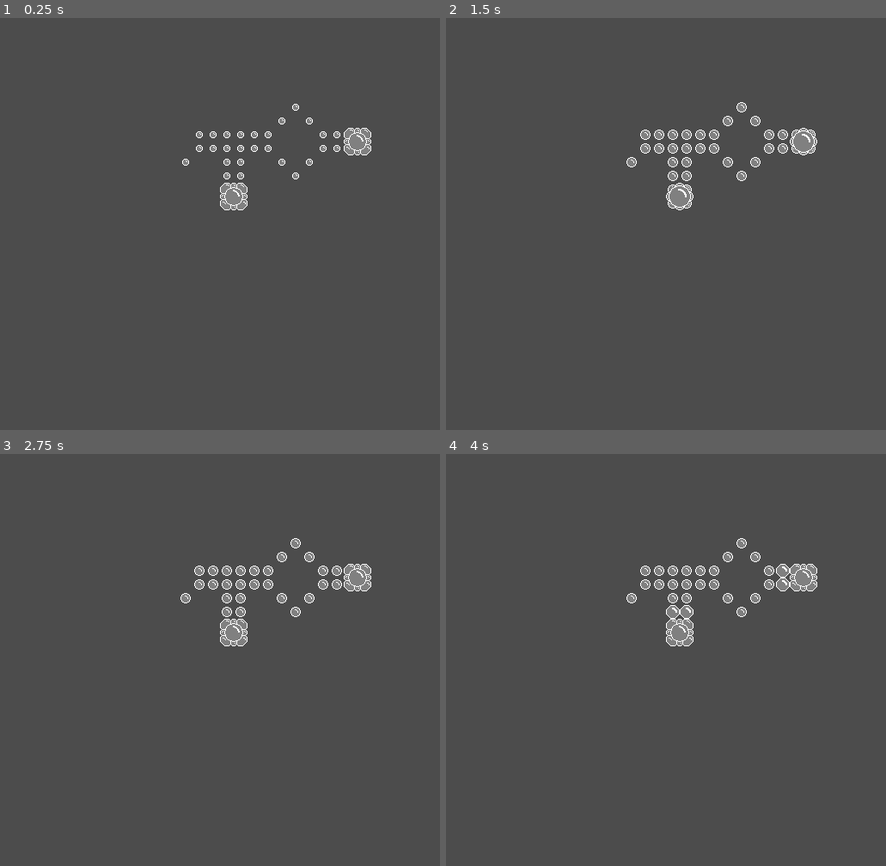
Above: before the commit, frames 1-4 (two rows, left to right).
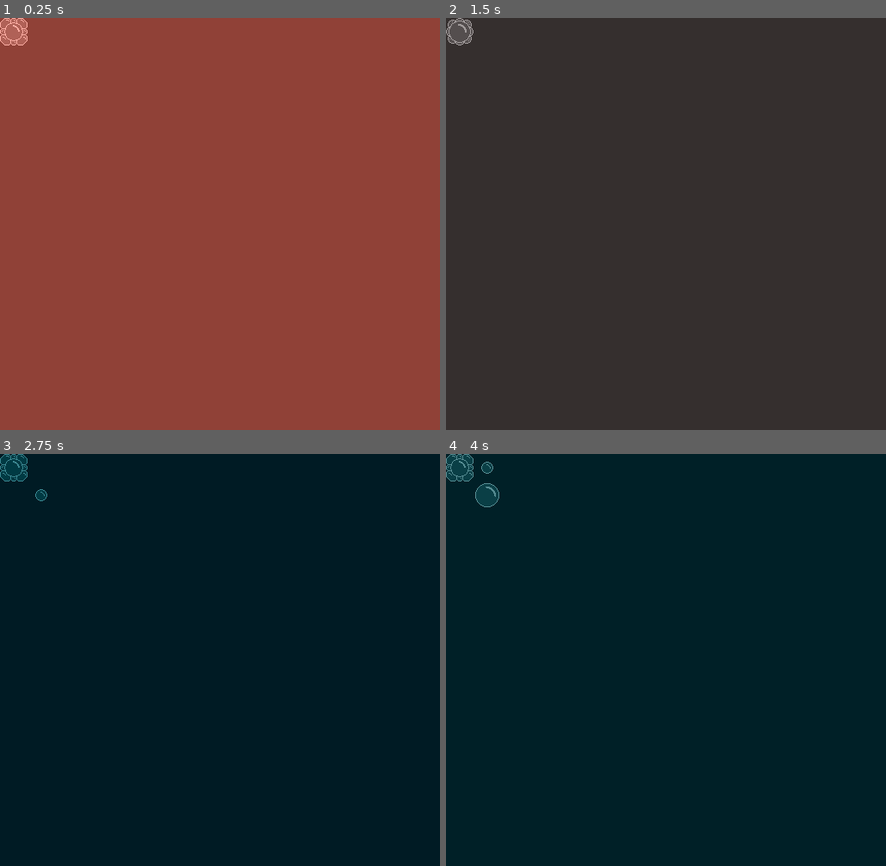
Above: after the commit, the same moments.

Repository: tehAndrew/LameJam3
Game: Godot game, scene res://scenes/Main.tscn
Two runs of this game, one before a commit and one after it. Both use one fixed random seed, a clock stepped at 60 frames per second and the inputs below.
Inputs:
- Up to frame 1 (0.25 s): no input
- Up to frame 2 (1.5 s): tap Enter at 0.5 s
- Up to frame 3 (2.75 s): no input
- Up to frame 4 (4 s): tap Space at 2.75 s; tap Enter at 3.5 s

The runs differ from the first frame. In frame 1, 100% of the frame differs, in the area x 0-100%, y 0-100%; in frame 2, 100%; in frame 3, 100%; in frame 4, 100%.

Commit message:
Virus behaviour added

Diff:
--- a/project.godot
+++ b/project.godot
@@ -19,10 +19,15 @@
 run/main_scene="res://scenes/Main.tscn"
 config/icon="res://icon.png"
 
+[autoload]
+
+Global="*res://scripts/Global.gd"
+
 [display]
 
 window/size/width=512
 window/size/height=480
+window/size/resizable=false
 
 [rendering]
 
--- /dev/null
+++ b/scenes/Levels/Level1.gd
@@ -0,0 +1,13 @@
+extends Node2D
+
+const Virus = preload("res://scenes/Virus.tscn");
+
+func _ready():
+	randomize();
+
+func create_virus(pos : Vector2) -> void:
+	Global.virus_count += 1;
+	print(Global.virus_count);
+	var virInst = Virus.instance();
+	virInst.set_global_position(pos);
+	call_deferred("add_child", virInst);
--- a/scenes/Levels/Level1.tscn
+++ b/scenes/Levels/Level1.tscn
@@ -1,93 +1,9 @@
 [gd_scene load_steps=3 format=2]
 
 [ext_resource path="res://scenes/VirusSource.tscn" type="PackedScene" id=1]
-[ext_resource path="res://scenes/Virus.tscn" type="PackedScene" id=2]
+[ext_resource path="res://scenes/Levels/Level1.gd" type="Script" id=2]
 
 [node name="Level1" type="Node2D"]
-
-[node name="VirusSource" parent="." instance=ExtResource( 1 )]
-position = Vector2( 256, 192 )
-
-[node name="Virus" parent="." instance=ExtResource( 2 )]
-position = Vector2( 256, 176 )
-
-[node name="Virus2" parent="." instance=ExtResource( 2 )]
-position = Vector2( 272, 176 )
-
-[node name="Virus3" parent="." instance=ExtResource( 2 )]
-position = Vector2( 256, 160 )
-
-[node name="Virus4" parent="." instance=ExtResource( 2 )]
-position = Vector2( 272, 160 )
-
-[node name="Virus5" parent="." instance=ExtResource( 2 )]
-position = Vector2( 256, 144 )
-
-[node name="Virus6" parent="." instance=ExtResource( 2 )]
-position = Vector2( 256, 128 )
-
-[node name="Virus7" parent="." instance=ExtResource( 2 )]
-position = Vector2( 272, 128 )
-
-[node name="Virus8" parent="." instance=ExtResource( 2 )]
-position = Vector2( 272, 144 )
-
-[node name="Virus9" parent="." instance=ExtResource( 2 )]
-position = Vector2( 288, 128 )
-
-[node name="Virus10" parent="." instance=ExtResource( 2 )]
-position = Vector2( 288, 144 )
-
-[node name="Virus11" parent="." instance=ExtResource( 2 )]
-position = Vector2( 304, 128 )
-
-[node name="Virus12" parent="." instance=ExtResource( 2 )]
-position = Vector2( 304, 144 )
-
-[node name="Virus13" parent="." instance=ExtResource( 2 )]
-position = Vector2( 368, 144 )
-
-[node name="Virus14" parent="." instance=ExtResource( 2 )]
-position = Vector2( 368, 128 )
-
-[node name="Virus15" parent="." instance=ExtResource( 2 )]
-position = Vector2( 384, 128 )
-
-[node name="Virus16" parent="." instance=ExtResource( 2 )]
-position = Vector2( 384, 144 )
-
-[node name="Virus17" parent="." instance=ExtResource( 2 )]
-position = Vector2( 224, 128 )
-
-[node name="Virus18" parent="." instance=ExtResource( 2 )]
-position = Vector2( 224, 144 )
-
-[node name="Virus19" parent="." instance=ExtResource( 2 )]
-position = Vector2( 336, 176 )
-
-[node name="Virus20" parent="." instance=ExtResource( 2 )]
-position = Vector2( 240, 144 )
-
-[node name="Virus26" parent="." instance=ExtResource( 2 )]
-position = Vector2( 320, 112 )
-
-[node name="Virus21" parent="." instance=ExtResource( 2 )]
-position = Vector2( 240, 128 )
-
-[node name="Virus22" parent="." instance=ExtResource( 2 )]
-position = Vector2( 352, 160 )
-
-[node name="Virus23" parent="." instance=ExtResource( 2 )]
-position = Vector2( 320, 160 )
-
-[node name="Virus27" parent="." instance=ExtResource( 2 )]
-position = Vector2( 336, 96 )
-
-[node name="Virus24" parent="." instance=ExtResource( 2 )]
-position = Vector2( 208, 160 )
-
-[node name="Virus25" parent="." instance=ExtResource( 2 )]
-position = Vector2( 352, 112 )
+script = ExtResource( 2 )
 
 [node name="VirusSource2" parent="." instance=ExtResource( 1 )]
-position = Vector2( 400, 128 )
--- a/scenes/Main.tscn
+++ b/scenes/Main.tscn
@@ -1,7 +1,22 @@
-[gd_scene load_steps=2 format=2]
+[gd_scene load_steps=5 format=2]
 
 [ext_resource path="res://scenes/Levels/Level1.tscn" type="PackedScene" id=1]
+[ext_resource path="res://resource/bg/white.png" type="Texture" id=2]
+[ext_resource path="res://shaders/pallette.shader" type="Shader" id=3]
+
+[sub_resource type="ShaderMaterial" id=1]
+shader = ExtResource( 3 )
 
 [node name="Main" type="Node2D"]
 
 [node name="Level1" parent="." instance=ExtResource( 1 )]
+
+[node name="TextureRect" type="TextureRect" parent="."]
+material = SubResource( 1 )
+margin_right = 512.0
+margin_bottom = 480.0
+texture = ExtResource( 2 )
+expand = true
+__meta__ = {
+"_edit_use_anchors_": false
+}
--- a/scenes/Virus.tscn
+++ b/scenes/Virus.tscn
@@ -4,10 +4,10 @@
 [ext_resource path="res://scripts/Virus.gd" type="Script" id=2]
 
 [sub_resource type="RectangleShape2D" id=1]
-extents = Vector2( 8, 8 )
+extents = Vector2( 16, 16 )
 
 [sub_resource type="RectangleShape2D" id=2]
-extents = Vector2( 16, 16 )
+extents = Vector2( 32, 32 )
 
 [node name="Virus" type="Area2D"]
 script = ExtResource( 2 )
@@ -18,7 +18,7 @@
 hframes = 3
 
 [node name="CollisionShape2D" type="CollisionShape2D" parent="."]
-position = Vector2( 8, 8 )
+position = Vector2( 16, 16 )
 shape = SubResource( 1 )
 
 [node name="UpdateTimer" type="Timer" parent="."]
@@ -28,7 +28,7 @@
 [node name="NeighborArea" type="Area2D" parent="."]
 
 [node name="CollisionShape2D" type="CollisionShape2D" parent="NeighborArea"]
-position = Vector2( 8, 8 )
+position = Vector2( 16, 16 )
 shape = SubResource( 2 )
 [connection signal="timeout" from="UpdateTimer" to="." method="_on_updateTimer_timeout"]
 [connection signal="timeout" from="CooldownTimer" to="." method="_on_cooldownTimer_timeout"]
--- a/scenes/VirusSource.tscn
+++ b/scenes/VirusSource.tscn
@@ -24,6 +24,7 @@
 [node name="GenTimer" type="Timer" parent="."]
 
 [node name="NeighborArea" type="Area2D" parent="."]
+visible = false
 
 [node name="CollisionShape2D" type="CollisionShape2D" parent="NeighborArea"]
 position = Vector2( 16, 16 )
--- /dev/null
+++ b/scripts/Global.gd
@@ -0,0 +1,10 @@
+extends Node
+
+const WORLD_DIM : Vector2 = Vector2(512, 480); # Dimensions of the world
+const VIRUS_GRID : int = 32;
+const MAX_VIRUS_COUNT : int = 1000;
+
+var virus_count : int = 0;
+
+func virus_limit_reached() -> bool:
+	return virus_count >= MAX_VIRUS_COUNT;
--- a/scripts/Virus.gd
+++ b/scripts/Virus.gd
@@ -1,24 +1,34 @@
 extends Area2D
 
-const UPDATE_TIME : float = 0.03;
-const COOLDOWN_TIME : float = 0.2;
+# CONSTANTS
+const UPDATE_TIME : float = 0.1;
+const COOLDOWN_TIME : float = 0.4;
 
+# SUB-NODES
 var nSpr : Sprite;
 var nUpdateTimer : Timer;
 var nCooldownTimer : Timer;
 var nNeighborArea : Area2D;
 
-var updating : bool = false;
+# VARIABLES
+var dim : Vector2;
+var updating : bool = true;
 
+# FUNCTION OVERRIDING
 func _ready() -> void:
 	nSpr = get_node("Sprite");
 	nUpdateTimer = get_node("UpdateTimer");
 	nCooldownTimer = get_node("CooldownTimer");
 	nNeighborArea = get_node("NeighborArea");
 
+	dim = Vector2(nSpr.get_rect().size);
+
+	nSpr.set_frame(2);
 	nUpdateTimer.set_one_shot(true);
 	nCooldownTimer.set_one_shot(true);
+	nCooldownTimer.start(COOLDOWN_TIME);
 
+# SIGNAL HANDLING
 func _on_updateTimer_timeout():
 	nSpr.set_frame(1);
 
@@ -27,13 +37,38 @@
 		if neighbors[i].has_method("virusUpdate"):
 			neighbors[i].virusUpdate();
 
+	if (!Global.virus_limit_reached()):
+		spawn_virus(neighbors);
+
 	nCooldownTimer.start(COOLDOWN_TIME);
 
 func _on_cooldownTimer_timeout():
 	updating = false;
 
+# FUNCTIONS
 func virusUpdate() -> void:
 	if (!updating):
 		updating = true;
-		nSpr.set_frame(2);
+		nSpr.set_frame(0);
 		nUpdateTimer.start(UPDATE_TIME);
+
+func spawn_virus(neighbors : Array) -> void:
+	var neighPoses : Array = [];
+	var spawnPoses : Array = [];
+	var edgePosX1 : float = get_global_position().x - Global.VIRUS_GRID;
+	var edgePosX2 : float = get_global_position().x + dim.x;
+	var edgePosY1 : float = get_global_position().y - Global.VIRUS_GRID;
+	var edgePosY2 : float = get_global_position().y + dim.y;
+
+	for i in range(neighbors.size()):
+		neighPoses.append(neighbors[i].get_global_position());
+
+	for x in range(edgePosX1, edgePosX2 + Global.VIRUS_GRID, Global.VIRUS_GRID):
+		for y in range(edgePosY1, edgePosY2 + Global.VIRUS_GRID, Global.VIRUS_GRID):
+			if (x >= 0 && x < Global.WORLD_DIM.x && y >= 0 && y < Global.WORLD_DIM.y):
+				if (x == edgePosX1 || x == edgePosX2 || y == edgePosY1 || y == edgePosY2):
+					if (!neighPoses.has(Vector2(x, y))):
+						spawnPoses.append(Vector2(x, y));
+
+	if (!spawnPoses.empty()):
+		get_parent().create_virus(spawnPoses[randi() % spawnPoses.size()]);
--- a/scripts/VirusSource.gd
+++ b/scripts/VirusSource.gd
@@ -1,30 +1,66 @@
 extends Area2D
 
+# INCLUDES
+const Virus = preload("res://scenes/Virus.tscn");
+
+# EXPORTS
+export var startTime : float = 1.0;
+
 # SUB-NODES
+var nGlobal : Node;
 var nSpr : Sprite;
 var nGenTimer : Timer;
 var nNeighborArea : Area2D;
 
 # VARIABLES
+var dim : Vector2;
 var genTime : float = 1.0;
 
 # FUNCTION OVERRIDING
-func _ready():
+func _ready() -> void:
+	nGlobal = get_node("/root/Global");
 	nSpr = get_node("Sprite");
 	nGenTimer = get_node("GenTimer");
 	nNeighborArea = get_node("NeighborArea");
 
+	dim = Vector2(nSpr.get_rect().size);
+
 	nGenTimer.set_one_shot(true);
-	nGenTimer.start(genTime);
+	nGenTimer.start(startTime);
 
 # SIGNAL HANDLING
-func _on_GenTimer_timeout():
-	var neighbors : Array = nNeighborArea.get_overlapping_areas();
-	for i in range(neighbors.size()):
-		if neighbors[i].has_method("virusUpdate"):
-			neighbors[i].virusUpdate();
+func _on_GenTimer_timeout() -> void:
+	nSpr.set_frame((nSpr.get_frame() + 1) % nSpr.get_hframes());
 
-	nSpr.set_frame((nSpr.get_frame() + 1) % nSpr.get_hframes());
+	if (nSpr.get_frame() == 0):
+		var neighbors : Array = nNeighborArea.get_overlapping_areas();
+		for i in range(neighbors.size()):
+			if neighbors[i].has_method("virusUpdate"):
+				neighbors[i].virusUpdate();
+
+		if (!Global.virus_limit_reached()):
+			spawn_virus(neighbors);
+
 	nGenTimer.start(genTime);
 
 # FUNCTIONS
+func spawn_virus(neighbors : Array) -> void:
+	var neighPoses : Array = [];
+	var spawnPoses : Array = [];
+	var edgePosX1 : float = get_global_position().x - Global.VIRUS_GRID;
+	var edgePosX2 : float = get_global_position().x + dim.x;
+	var edgePosY1 : float = get_global_position().y - Global.VIRUS_GRID;
+	var edgePosY2 : float = get_global_position().y + dim.y;
+
+	for i in range(neighbors.size()):
+		neighPoses.append(neighbors[i].get_global_position());
+
+	for x in range(edgePosX1, edgePosX2 + Global.VIRUS_GRID, Global.VIRUS_GRID):
+		for y in range(edgePosY1, edgePosY2 + Global.VIRUS_GRID, Global.VIRUS_GRID):
+			if (x >= 0 && x < Global.WORLD_DIM.x && y >= 0 && y < Global.WORLD_DIM.y):
+				if (x == edgePosX1 || x == edgePosX2 || y == edgePosY1 || y == edgePosY2):
+					if (!neighPoses.has(Vector2(x, y))):
+						spawnPoses.append(Vector2(x, y));
+
+	if (!spawnPoses.empty()):
+		get_parent().create_virus(spawnPoses[randi() % spawnPoses.size()]);
--- /dev/null
+++ b/shaders/pallette.shader
@@ -0,0 +1,7 @@
+shader_type canvas_item;
+
+void fragment() {
+	vec3 c = textureLod(SCREEN_TEXTURE, SCREEN_UV, 0.0).rgb;
+	float time = cos(TIME);
+	COLOR.rgb = mix(c, vec3(time, time * 0.2, time * 0.1), 0.4);
+}
Binary file added: resource/bg/bgtemp.aseprite
Binary file added: resource/bg/bgtemp.png
Not shown, added: resource/bg/bgtemp.png.import
Binary file added: resource/bg/white.png
Not shown, added: resource/bg/white.png.import
Binary file added: resource/spr/hero.png
Not shown, added: resource/spr/hero.png.import
Binary file changed: resource/spr/virus.png
